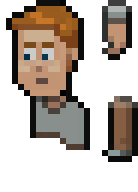
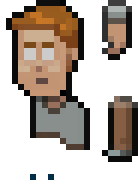
Revision of a layered w=138, h=192 image; what changed, layer by layer:
painted on "Layer 3" over (24, 54, 54, 180)
